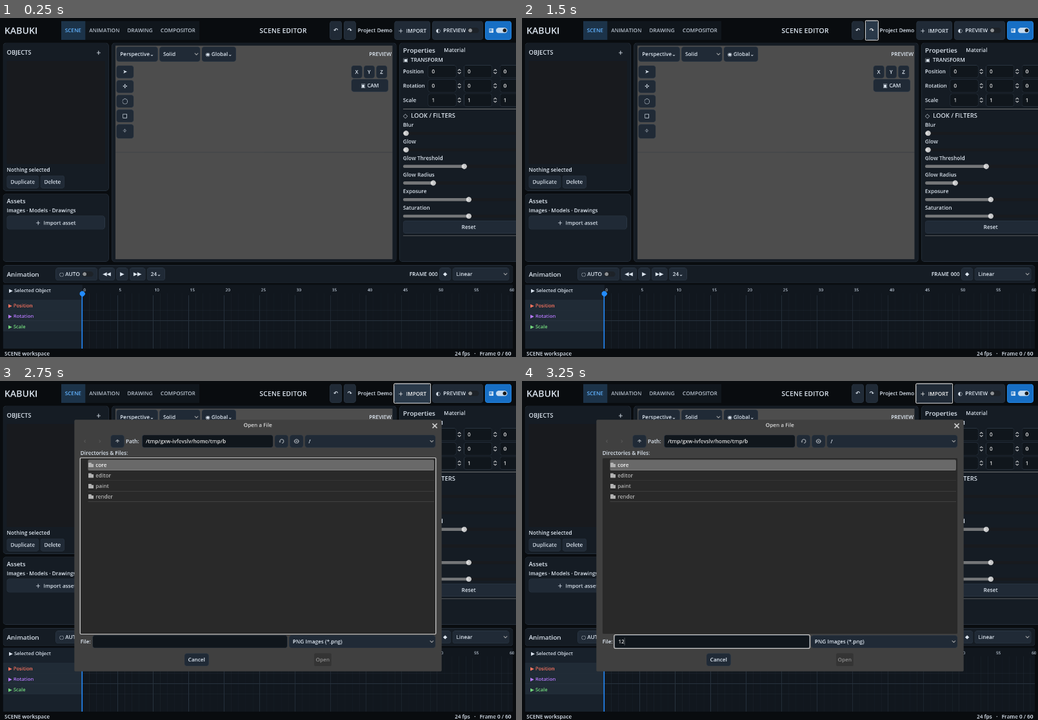
Above: before the commit, frames 1-4 (two rows, left to right).
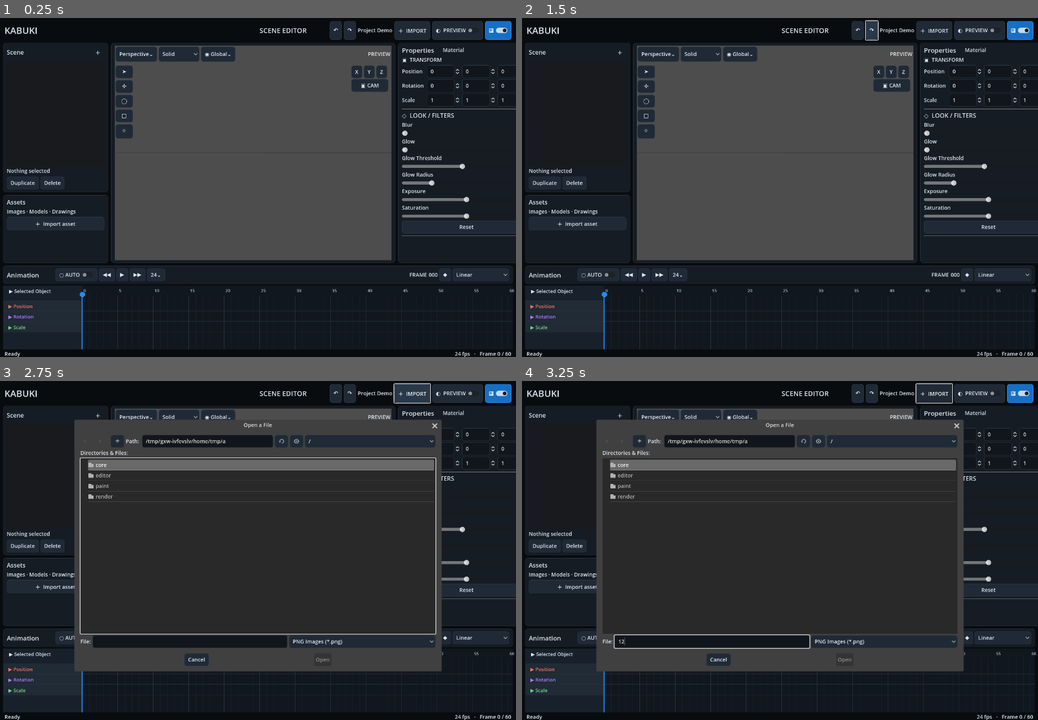
Above: after the commit, the same moments.

Repository: Onnevan/Kabuki
Game: Godot game, scene res://editor/main.tscn
The game is run twice, just before and just after one commit, with the same random seed, the same clock (stepped at 60 frames per second) and the same inputs.
Inputs (mouse positions are in pixels of both pictures, inside the frame that each line leads up to):
- Up to frame 1 (0.25 s): no input
- Up to frame 2 (1.5 s): click "↶" at 0.5 s; click "↷" at 1.25 s
- Up to frame 3 (2.75 s): click "＋ IMPORT" at 2 s
- Up to frame 4 (3.25 s): click (712, 642) at 2.77 s; type "12" at 2.85 s

The runs differ from the first frame. In frame 1, 3.9% of the frame differs, in the area x 0-100%, y 0-100%; in frame 2, 3.9%; in frame 3, 2.1%; in frame 4, 2.1%.
Error after the commit: Invalid call. Nonexistent function 'get_state' in base 'Node3D (EditorCameraRig)'. (res://editor/main.gd:76)

Commit message:
Preserve workspace camera views and anchor axis HUD

Diff:
--- a/editor/main.gd
+++ b/editor/main.gd
@@ -56,6 +56,7 @@
 var _pending_bitmap_image: Image
 var _pending_bitmap_batch: Dictionary = {}
 var static_bitmap_runtime: Dictionary = {} # canvas id -> tessellated RuntimeObject
+var workspace_camera_states: Dictionary = {}
 
 func _ready() -> void:
 	theme = KabukiThemeBuilder.build()
@@ -72,6 +73,7 @@
 	_setup_property_panels()
 	_on_auto_key_toggled(auto_key.button_pressed)
 	camera_rig.setup(camera)
+	workspace_camera_states["scene"] = camera_rig.get_state()
 	gizmo.set_mode(active_tool)
 	_setup_workspace_tabs()
 	_setup_drawing_menus()
@@ -945,10 +947,18 @@
 		4: _on_drawing_morph_cel()
 
 func _on_workspace_tab_changed(tab: int) -> void:
-	var leaving_drawing: bool = workspace == "drawing" and tab != 2
+	var next_workspace: String = ["scene","animation","drawing","compositor"][tab]
+	# Workspaces may have different overlays/panel geometry, but changing editor
+	# must never silently change the user's 3D view.
+	workspace_camera_states[workspace] = camera_rig.get_state()
+	var leaving_drawing: bool = workspace == "drawing" and next_workspace != "drawing"
 	if leaving_drawing:
 		_finalize_static_bitmap_if_needed()
-	workspace = ["scene","animation","drawing","compositor"][tab]
+	workspace = next_workspace
+	if workspace_camera_states.has(workspace):
+		camera_rig.set_state(workspace_camera_states[workspace])
+	else:
+		workspace_camera_states[workspace] = camera_rig.get_state()
 	%RightPanel.visible = workspace == "scene" or workspace == "drawing" or workspace == "compositor"
 	%DrawingBar.visible = workspace == "drawing"
 	%DrawingAnimBar.visible = workspace == "drawing"
@@ -1417,6 +1427,11 @@
 	%ViewportTop.position = %ViewportFrame.position + Vector2(12.0, 10.0)
 	%ViewportTop.size = Vector2(maxf(100.0, %ViewportFrame.size.x - 24.0), 40.0)
 	%ToolRail.position = %ViewportFrame.position + Vector2(12.0, 60.0)
+	# Axis HUD is pinned to the viewport's top-right corner, independent of
+	# window size and side-panel widths.
+	var gizmo_size: Vector2 = %ViewGizmo.size
+	if gizmo_size.x <= 1.0: gizmo_size.x = 98.0
+	%ViewGizmo.position = %ViewportFrame.position + Vector2(%ViewportFrame.size.x - gizmo_size.x - 18.0, 60.0)
 	%DrawingCanvas.position = %ViewportFrame.position
 	%DrawingCanvas.size = %ViewportFrame.size
 	%DrawingBar.position = %ViewportFrame.position + Vector2(12.0, 10.0)
